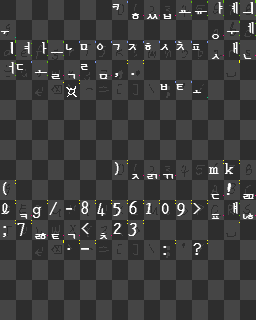
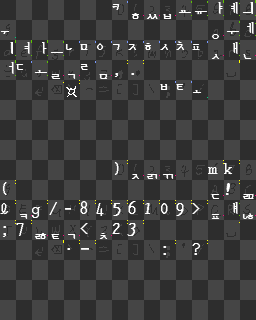
Two versions of the same layered image (256×320). Layer-by-layer changes:
painted on "GLYPH TAGS–PEAK" over [15, 40, 32, 64]
painted on "NONHANGUL" over [0, 163, 234, 255]
painted on "PEAK" over [231, 6, 249, 27]
